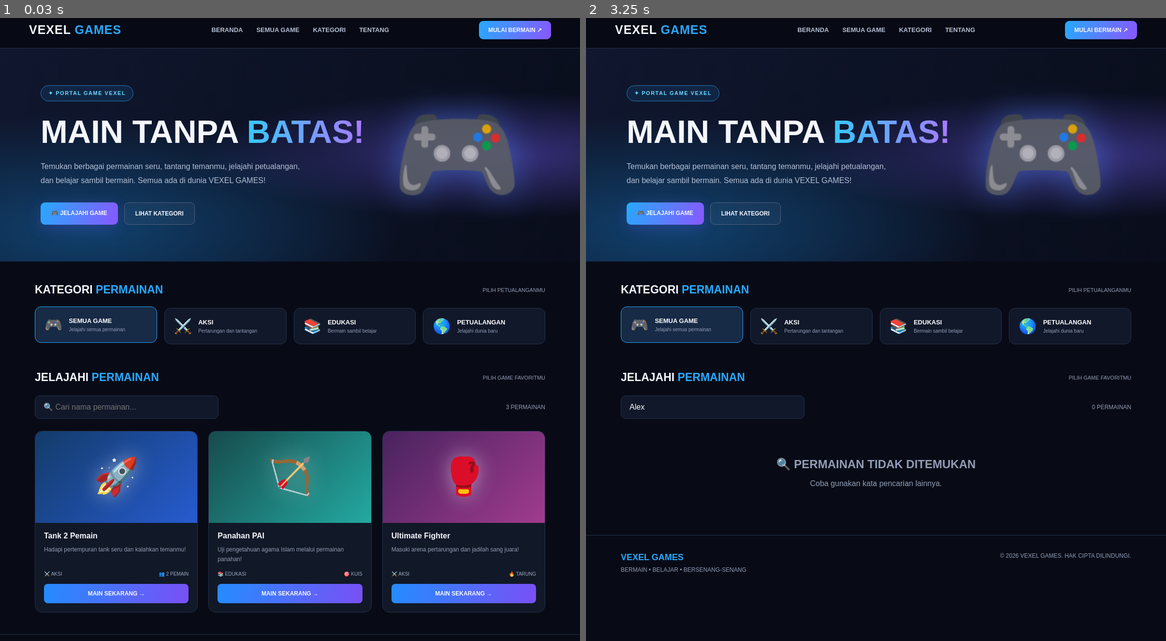
Above: before the commit, frames 1-2 (left to right).
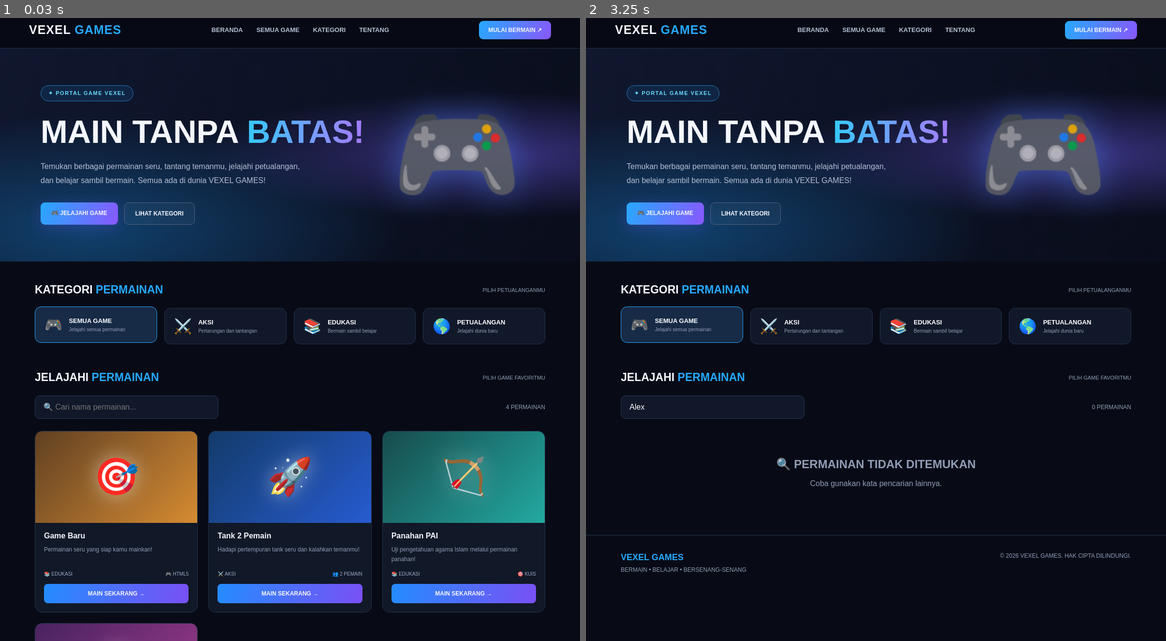
Above: after the commit, the same moments.

Repository: vexelkang-cell/gamepai
Game: browser game, page index.html
Two runs of this game, one before a commit and one after it. Both use one fixed random seed, a clock stepped at 60 frames per second and the inputs below.
Inputs (mouse positions are in pixels of both pictures, inside the frame that each line leads up to):
- Up to frame 1 (0.03 s): no input
- Up to frame 2 (3.25 s): click (713, 404) at 0.27 s; type "Alex" at 0.27 s; click "MULAI BERMAIN ↗" at 0.52 s; click "🎮 SEMUA GAME Jelajahi semua p…" at 1.17 s; click "TENTANG" at 1.67 s; click "🎮 JELAJAHI GAME" at 2.17 s; click "VEXEL GAMES" at 2.67 s; click "BERANDA" at 3.17 s

The runs differ from the first frame. In frame 1, 14% of the frame differs, in the area x 0-100%, y 62-100%; in frame 2, nothing differs.

Commit message:
Refactor index.html and add new game section
Refactor CSS styles and HTML structure for better readability and maintainability. Added new game section with example game cards.

Diff:
--- a/index.html
+++ b/index.html
@@ -21,20 +21,15 @@
 }
 
 *{box-sizing:border-box;margin:0;padding:0}
-
 html{scroll-behavior:smooth;scroll-padding-top:90px}
-
 body{
  background:var(--bg);
  color:var(--white);
  font-family:Arial,Helvetica,sans-serif;
  overflow-x:hidden;
 }
-
 a{text-decoration:none;color:inherit}
 button,input{font:inherit}
-
-/* NAVIGASI */
 
 header{
  position:sticky;
@@ -44,7 +39,6 @@
  backdrop-filter:blur(15px);
  border-bottom:1px solid var(--border);
 }
-
 .navbar{
  max-width:1400px;
  margin:auto;
@@ -55,16 +49,13 @@
  align-items:center;
  gap:20px;
 }
-
 .logo{
  font-size:clamp(18px,2.5vw,25px);
  font-weight:900;
  letter-spacing:1px;
  white-space:nowrap;
 }
-
 .logo span{color:var(--blue)}
-
 .nav-links{
  display:flex;
  align-items:center;
@@ -73,9 +64,7 @@
  font-size:13px;
  font-weight:bold;
 }
-
 .nav-links a:hover{color:var(--cyan)}
-
 .nav-button{
  background:linear-gradient(110deg,var(--blue),var(--purple));
  padding:12px 19px;
@@ -84,7 +73,6 @@
  font-weight:bold;
  white-space:nowrap;
 }
-
 .menu-toggle{
  display:none;
  border:1px solid var(--border);
@@ -95,8 +83,6 @@
  cursor:pointer;
 }
 
-/* BERANDA */
-
 .hero{
  position:relative;
  overflow:hidden;
@@ -108,7 +94,6 @@
  radial-gradient(ellipse at 15% 85%,#10416d 0%,transparent 45%),
  linear-gradient(120deg,#10172e,#090d1b);
 }
-
 .hero-inner{
  width:100%;
  max-width:1400px;
@@ -117,9 +102,7 @@
  position:relative;
  z-index:2;
 }
-
 .hero-content{max-width:680px}
-
 .tag{
  display:inline-block;
  padding:9px 15px;
@@ -132,35 +115,30 @@
  letter-spacing:1.5px;
  margin-bottom:24px;
 }
-
 .hero h1{
  font-size:clamp(36px,6vw,67px);
  line-height:1.15;
  font-weight:900;
  margin-bottom:20px;
 }
-
 .hero h1 span{
  background:linear-gradient(90deg,#36c9ff,#a77aff);
  background-clip:text;
  -webkit-background-clip:text;
  color:transparent;
 }
-
 .hero p{
  color:#b4bfd5;
  font-size:clamp(13px,2vw,16px);
  line-height:1.8;
  max-width:550px;
 }
-
 .hero-actions{
  display:flex;
  gap:13px;
  flex-wrap:wrap;
  margin-top:30px;
 }
-
 .btn{
  display:inline-block;
  padding:15px 22px;
@@ -169,19 +147,15 @@
  font-weight:bold;
  transition:.25s;
 }
-
 .btn:hover{transform:translateY(-3px)}
-
 .btn-primary{
  background:linear-gradient(110deg,var(--blue),var(--purple));
  box-shadow:0 7px 30px #6552ff44;
 }
-
 .btn-secondary{
  border:1px solid #52617e;
  background:#ffffff09;
 }
-
 .hero-art{
  position:absolute;
  right:10%;
@@ -192,14 +166,11 @@
  opacity:.85;
 }
 
-/* KONTEN */
-
 .container{
  max-width:1400px;
  margin:auto;
  padding:45px 6%;
 }
-
 .section-heading{
  display:flex;
  justify-content:space-between;
@@ -208,26 +179,15 @@
  gap:12px;
  margin-bottom:24px;
 }
-
-.section-heading h2{
- font-size:clamp(18px,3vw,23px);
-}
-
+.section-heading h2{font-size:clamp(18px,3vw,23px)}
 .section-heading h2 span{color:var(--blue)}
-
-.section-heading p{
- font-size:11px;
- color:var(--muted);
-}
-
-/* KATEGORI */
+.section-heading p{font-size:11px;color:var(--muted)}
 
 .categories{
  display:grid;
  grid-template-columns:repeat(4,minmax(0,1fr));
  gap:15px;
 }
-
 .category{
  display:flex;
  align-items:center;
@@ -242,19 +202,14 @@
  color:white;
  text-align:left;
 }
-
 .category:hover,.category.active{
  border-color:var(--blue);
  background:#172a46;
  transform:translateY(-3px);
 }
-
 .category-icon{font-size:30px}
-
 .category h3{font-size:13px}
 .category p{font-size:10px;color:var(--muted);margin-top:5px}
-
-/* PENCARIAN */
 
 .toolbar{
  display:flex;
@@ -264,7 +219,6 @@
  flex-wrap:wrap;
  margin-bottom:25px;
 }
-
 .search{
  width:min(100%,380px);
  padding:14px 17px;
@@ -274,22 +228,14 @@
  border-radius:10px;
  outline:none;
 }
-
 .search:focus{border-color:var(--blue)}
-
-#gameCount{
- color:var(--muted);
- font-size:12px;
-}
-
-/* KARTU GAME */
+#gameCount{color:var(--muted);font-size:12px}
 
 .game-grid{
  display:grid;
  grid-template-columns:repeat(3,minmax(0,1fr));
  gap:22px;
 }
-
 .game-card{
  min-width:0;
  background:#111827;
@@ -298,13 +244,11 @@
  overflow:hidden;
  transition:.3s;
 }
-
 .game-card:hover{
  transform:translateY(-6px);
  border-color:#568dff;
  box-shadow:0 15px 35px #0006;
 }
-
 .game-image{
  width:100%;
  aspect-ratio:16/9;
@@ -315,32 +259,19 @@
  position:relative;
  overflow:hidden;
 }
-
-.game-image span{
- filter:drop-shadow(0 0 20px #ffffff77);
-}
-
+.game-image span{filter:drop-shadow(0 0 20px #ffffff77)}
 .g1{background:linear-gradient(135deg,#133b69,#275bd0)}
 .g2{background:linear-gradient(135deg,#174b4d,#23a9a1)}
 .g3{background:linear-gradient(135deg,#48235e,#a13b8e)}
 .g4{background:linear-gradient(135deg,#604022,#d68b32)}
-.g5{background:linear-gradient(135deg,#1c3d68,#397ad2)}
-.g6{background:linear-gradient(135deg,#513124,#a54d32)}
-
 .game-info{padding:18px}
-
-.game-info h3{
- font-size:16px;
- margin-bottom:9px;
-}
-
+.game-info h3{font-size:16px;margin-bottom:9px}
 .game-info p{
  color:var(--muted);
  font-size:12px;
  line-height:1.7;
  min-height:40px;
 }
-
 .game-meta{
  display:flex;
  justify-content:space-between;
@@ -350,7 +281,6 @@
  color:#9eacc5;
  font-size:10px;
 }
-
 .play{
  display:block;
  text-align:center;
@@ -361,9 +291,7 @@
  font-weight:bold;
  transition:.2s;
 }
-
 .play:hover{filter:brightness(1.2)}
-
 .empty{
  display:none;
  padding:45px 15px;
@@ -372,15 +300,12 @@
  line-height:2;
 }
 
-/* FOOTER */
-
 footer{
  border-top:1px solid var(--border);
  padding:35px 6%;
  color:var(--muted);
  font-size:12px;
 }
-
 .footer-inner{
  max-width:1400px;
  margin:auto;
@@ -389,13 +314,7 @@
  flex-wrap:wrap;
  gap:18px;
 }
-
-footer strong{
- color:var(--blue);
- font-size:18px;
-}
-
-/* TABLET */
+footer strong{color:var(--blue);font-size:18px}
 
 @media(max-width:900px){
  .categories{grid-template-columns:repeat(2,minmax(0,1fr))}
@@ -403,16 +322,10 @@
  .hero-art{right:4%;opacity:.35}
 }
 
-/* HP */
-
 @media(max-width:600px){
-
  .navbar{min-height:65px;padding:10px 5%}
-
  .menu-toggle{display:block}
-
  .nav-button{display:none}
-
  .nav-links{
   display:none;
   position:absolute;
@@ -426,55 +339,26 @@
   align-items:flex-start;
   gap:20px;
  }
-
  .nav-links.open{display:flex}
-
  .hero{min-height:400px}
-
  .hero-inner{padding:65px 6%}
-
- .hero-art{
-  right:0;
-  font-size:120px;
-  opacity:.22;
- }
-
+ .hero-art{right:0;font-size:120px;opacity:.22}
  .hero h1{font-size:38px}
-
  .hero p{font-size:13px}
-
  .container{padding:35px 5%}
-
  .categories{gap:10px}
-
- .category{
-  padding:13px 10px;
-  gap:9px;
- }
-
+ .category{padding:13px 10px;gap:9px}
  .category-icon{font-size:23px}
-
  .category h3{font-size:11px}
-
  .category p{font-size:9px}
-
  .game-grid{grid-template-columns:1fr;gap:17px}
-
  .game-image{max-height:190px}
-
  .game-info{padding:16px}
-
  .search{width:100%}
-
  .toolbar{align-items:stretch}
-
  footer{padding:28px 5%}
-
  .footer-inner{flex-direction:column}
 }
-
-/* HP SANGAT KECIL */
-
 @media(max-width:350px){
  .logo{font-size:16px}
  .hero h1{font-size:31px}
@@ -488,44 +372,32 @@
 
 <header>
  <div class="navbar">
-
   <a href="#" class="logo">VEXEL <span>GAMES</span></a>
-
   <nav class="nav-links" id="navLinks">
    <a href="#">BERANDA</a>
    <a href="#games">SEMUA GAME</a>
    <a href="#categories">KATEGORI</a>
    <a href="#about">TENTANG</a>
   </nav>
-
   <a href="#games" class="nav-button">MULAI BERMAIN ↗</a>
-
-  <button class="menu-toggle" onclick="toggleMenu()" aria-label="Buka menu">
-   ☰ MENU
-  </button>
-
+  <button class="menu-toggle" onclick="toggleMenu()" aria-label="Buka menu">☰ MENU</button>
  </div>
 </header>
 
 <section class="hero">
  <div class="hero-inner">
   <div class="hero-content">
-
    <div class="tag">✦ PORTAL GAME VEXEL</div>
-
    <h1>MAIN TANPA <span>BATAS!</span></h1>
-
    <p>
     Temukan berbagai permainan seru, tantang temanmu,
     jelajahi petualangan, dan belajar sambil bermain.
     Semua ada di dunia VEXEL GAMES!
    </p>
-
    <div class="hero-actions">
     <a href="#games" class="btn btn-primary">🎮 JELAJAHI GAME</a>
     <a href="#categories" class="btn btn-secondary">LIHAT KATEGORI</a>
    </div>
-
   </div>
   <div class="hero-art">🎮</div>
  </div>
@@ -534,57 +406,59 @@
 <main class="container">
 
 <section id="categories">
-
  <div class="section-heading">
   <h2>KATEGORI <span>PERMAINAN</span></h2>
   <p>PILIH PETUALANGANMU</p>
  </div>
 
  <div class="categories">
-
   <button class="category active" onclick="filterGame('all',this)">
    <span class="category-icon">🎮</span>
    <span><h3>SEMUA GAME</h3><p>Jelajahi semua permainan</p></span>
   </button>
-
   <button class="category" onclick="filterGame('action',this)">
    <span class="category-icon">⚔️</span>
    <span><h3>AKSI</h3><p>Pertarungan dan tantangan</p></span>
   </button>
-
   <button class="category" onclick="filterGame('education',this)">
    <span class="category-icon">📚</span>
    <span><h3>EDUKASI</h3><p>Bermain sambil belajar</p></span>
   </button>
-
   <button class="category" onclick="filterGame('adventure',this)">
    <span class="category-icon">🌎</span>
    <span><h3>PETUALANGAN</h3><p>Jelajahi dunia baru</p></span>
   </button>
-
  </div>
 </section>
 
 <section id="games" style="margin-top:55px">
-
  <div class="section-heading">
   <h2>JELAJAHI <span>PERMAINAN</span></h2>
   <p>PILIH GAME FAVORITMU</p>
  </div>
 
  <div class="toolbar">
-  <input
-   class="search"
-   id="search"
-   type="search"
-   placeholder="🔍 Cari nama permainan..."
-   oninput="updateGames()"
-  >
+  <input class="search" id="search" type="search"
+   placeholder="🔍 Cari nama permainan..." oninput="updateGames()">
   <span id="gameCount"></span>
  </div>
 
  <div class="game-grid" id="gameGrid">
 
+  <!-- GAME BARU -->
+  <article class="game-card" data-category="education" data-name="game baru">
+   <div class="game-image g4"><span>🎯</span></div>
+   <div class="game-info">
+    <h3>Game Baru</h3>
+    <p>Permainan seru yang siap kamu mainkan!</p>
+    <div class="game-meta">
+     <span>📚 EDUKASI</span><span>🎮 HTML5</span>
+    </div>
+    <a class="play" href="games/game-baru/index.html">MAIN SEKARANG →</a>
+   </div>
+  </article>
+
+  <!-- TANK 2 PEMAIN -->
   <article class="game-card" data-category="action" data-name="tank 2 player tank perang">
    <div class="game-image g1"><span>🚀</span></div>
    <div class="game-info">
@@ -595,6 +469,7 @@
    </div>
   </article>
 
+  <!-- PANAHAN PAI -->
   <article class="game-card" data-category="education" data-name="archery pai panah islami">
    <div class="game-image g2"><span>🏹</span></div>
    <div class="game-info">
@@ -605,6 +480,7 @@
    </div>
   </article>
 
+  <!-- ULTIMATE FIGHTER -->
   <article class="game-card" data-category="action" data-name="ultimate fighter petarung">
    <div class="game-image g3"><span>🥊</span></div>
    <div class="game-info">
@@ -621,8 +497,8 @@
   <h2>🔍 PERMAINAN TIDAK DITEMUKAN</h2>
   <p>Coba gunakan kata pencarian lainnya.</p>
  </div>
-
 </section>
+
 </main>
 
 <footer id="about">
@@ -649,7 +525,6 @@
 });
 
 function updateGames(){
-
  const keyword=document.getElementById("search").value.toLowerCase();
  const cards=document.querySelectorAll(".game-card");
  let count=0;
@@ -657,13 +532,11 @@
  cards.forEach(card=>{
   const name=card.dataset.name.toLowerCase();
   const category=card.dataset.category;
-
   const matchName=name.includes(keyword);
   const matchCategory=activeCategory==="all" || category===activeCategory;
   const show=matchName && matchCategory;
 
   card.style.display=show?"block":"none";
-
   if(show)count++;
  });
 
@@ -672,16 +545,12 @@
 }
 
 function filterGame(category,button){
-
  activeCategory=category;
-
  document.querySelectorAll(".category").forEach(item=>{
   item.classList.remove("active");
  });
-
  button.classList.add("active");
  updateGames();
-
 }
 
 updateGames();
